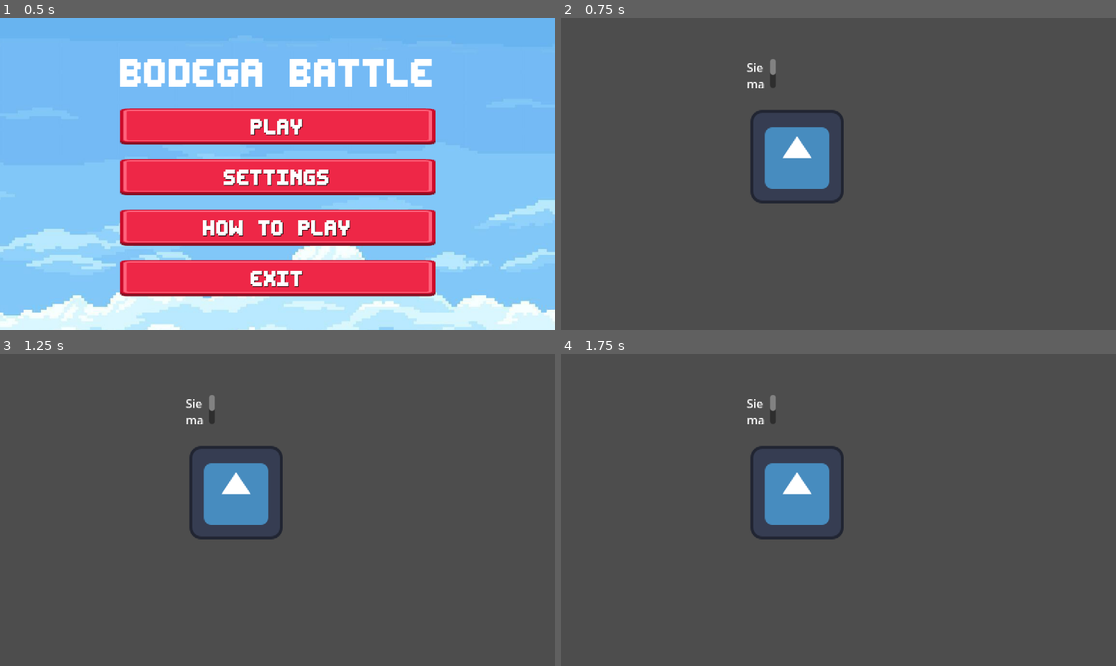
Above: before the commit, frames 1-4 (two rows, left to right).
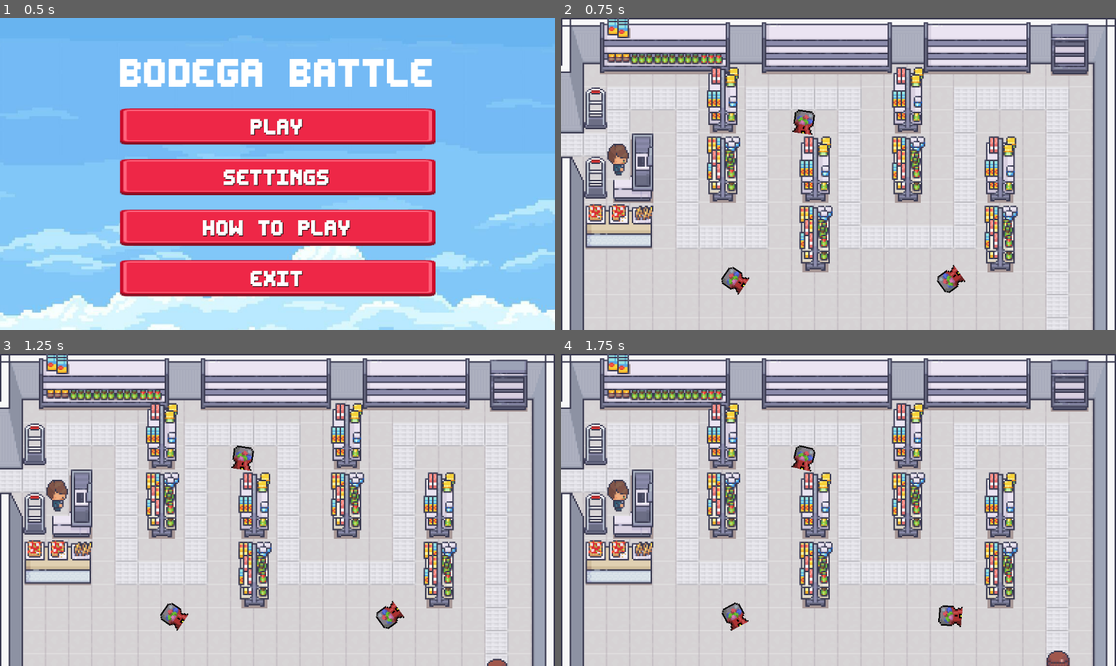
Above: after the commit, the same moments.

Repository: s27459-pj/bodega-battle
Game: Godot game, scene res://scene/scene_handler/scene_handler.tscn
Same seed, same stepped clock (60 frames per second), same inputs: the game is played once before the commit and once after it. The engine's default icon, where the game draws it, is replaced by a stand-in: a white triangle on a blue panel in a dark square.
Inputs (mouse positions are in pixels of both pictures, inside the frame that each line leads up to):
- Up to frame 1 (0.5 s): no input
- Up to frame 2 (0.75 s): click "PLAY" at 0.5 s
- Up to frame 3 (1.25 s): no input
- Up to frame 4 (1.75 s): move the mouse to (960, 494) at 1.27 s

Frame 1 is identical in both runs. In frame 2, 93% of the frame differs, in the area x 0-100%, y 0-100%; in frame 3, 93%; in frame 4, 93%.

Commit message:
Clean up scene_handler.gd

Diff:
--- a/scene/scene_handler/scene_handler.gd
+++ b/scene/scene_handler/scene_handler.gd
@@ -1,22 +1,21 @@
 extends Node
 
 func _ready():
-
 	$MainMenu.visible = true
 	$Settings.visible = false
 	$HowToPlay.visible = false
-	print($Settings/MarginContainer/VBoxContainer/BackButton)
-	print($HowToPlay/MarginContainer/VBoxContainer/BackButton)
+
 	$MainMenu/MarginContainer/VBoxContainer/PlayButton.pressed.connect(on_new_game_pressed)
 	$MainMenu/MarginContainer/VBoxContainer/ExitButton.pressed.connect(on_exit_pressed)
 	$MainMenu/MarginContainer/VBoxContainer/SettingsButton.pressed.connect(func(): navigate("MainMenu", "Settings"))
 	$MainMenu/MarginContainer/VBoxContainer/HowToPlayButton.pressed.connect(func(): navigate("MainMenu", "HowToPlay"))
+
 	$Settings/MarginContainer/VBoxContainer/BackButton.pressed.connect(func(): navigate("Settings", "MainMenu"))
 	$HowToPlay/MarginContainer/VBoxContainer/BackButton.pressed.connect(func(): navigate("HowToPlay", "MainMenu"))
 
 func on_new_game_pressed():
 	get_node("MainMenu").queue_free()
-	var game_scene = load("res://scene/default.tscn").instantiate()
+	var game_scene = load("res://scene/GameScene.tscn").instantiate()
 	add_child(game_scene)
 
 func navigate(node, node_to_go):
